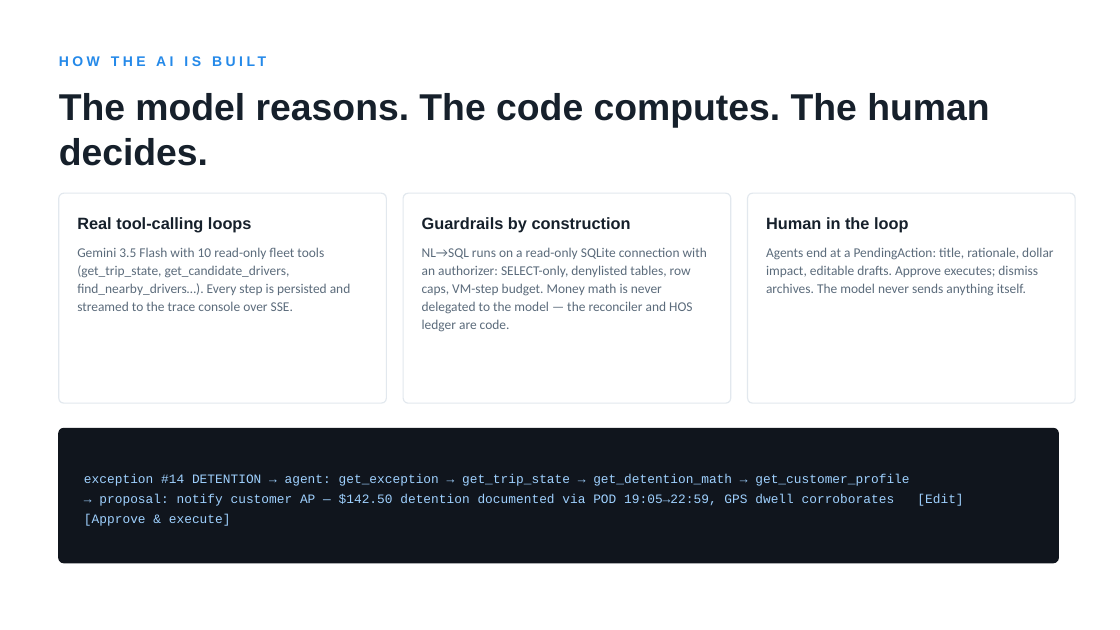
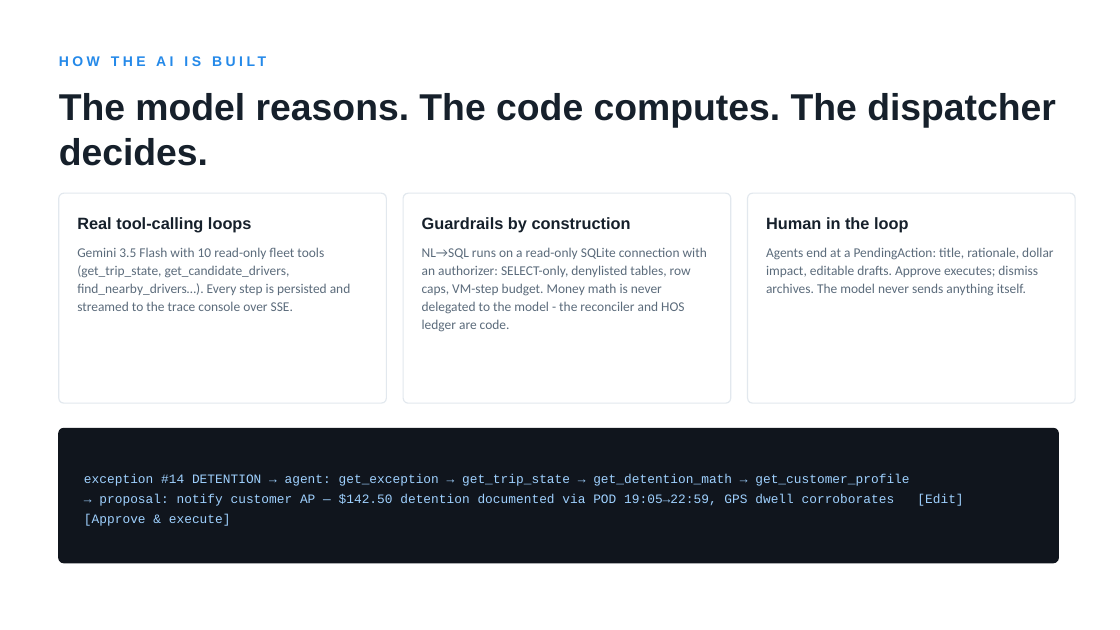
Before and after one commit to asing508/TruckerPath, a slide deck: slide 5 of docs/Fleet-Copilot-Deck.pptx. Drawn at 1120x630 pixels with LibreOffice and Linux fonts; fonts in the diff are those of the drawing. Boxes give left, top, right and bottom in pixels: in the first picture for what was removed or moved away, otherwise in the second. Text is boxed around its words. In the diff, an @@ line names an element or a change of style, - is before the commit and + after.

```diff
--- a/docs/Fleet-Copilot-Deck.pptx
+++ b/docs/Fleet-Copilot-Deck.pptx
@@ text at [59, 93, 1056, 166]: text changed @@
-The model reasons. The code computes. The human decides.
+The model reasons. The code computes. The dispatcher decides.
@@ text at [422, 247, 707, 332]: text changed @@
-NL→SQL runs on a read-only SQLite connection with an authorizer: SELECT-only, denylisted tables, row caps, VM-step budget. Money math is never delegated to the model — the reconciler and HOS ledger are code.
+NL→SQL runs on a read-only SQLite connection with an authorizer: SELECT-only, denylisted tables, row caps, VM-step budget. Money math is never delegated to the model - the reconciler and HOS ledger are code.
```
Also in this commit, not shown: 8 other slides changed, 2 other files.
